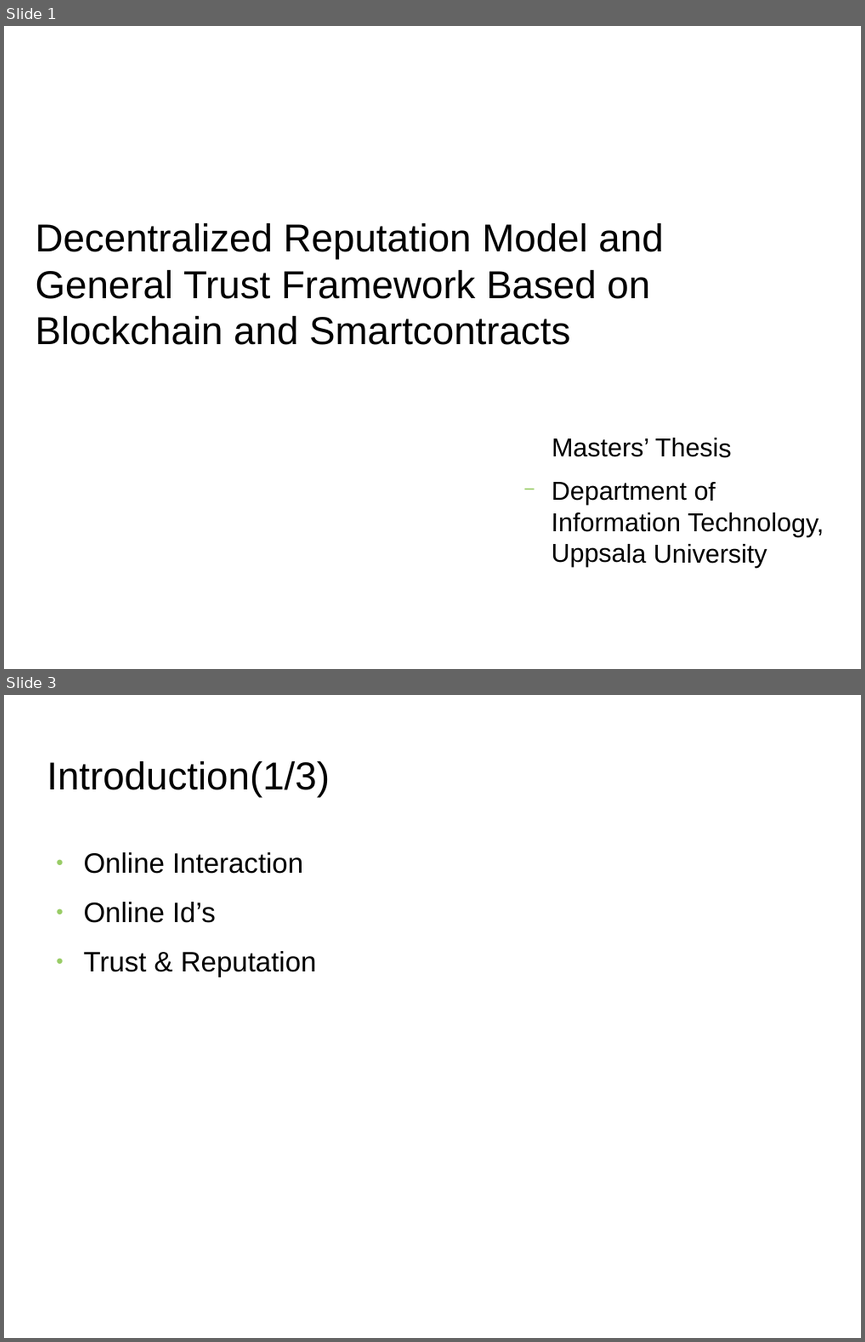
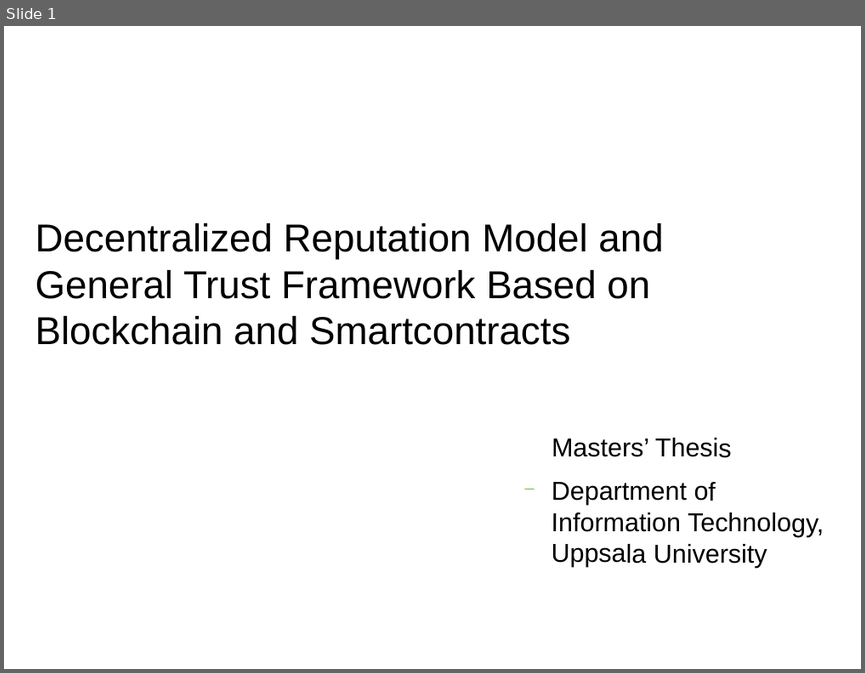
Before and after one commit to s2-t2/blockchain_reputation_system, a slide deck: documents/Presentation/Presentation.odp. Shown one above the other, each under a label of ours: slides 1 and 3 before the commit, slide 1 after it; the slides between them are not shown. The pictures are 865x1342 and 865x673 pixels, drawn with LibreOffice and Linux fonts; fonts in the diff are those of the drawing; background and template pictures are left out. Boxes give left, top, right and bottom in pixels: in the first picture for what was removed or moved away, otherwise in the second. Text is boxed around its words. In the diff, an @@ line names an element or a change of style, - is before the commit and + after.

```diff
--- a/documents/Presentation/Presentation.odp
+++ b/documents/Presentation/Presentation.odp
@@ slide 3 removed at (4, 695, 861, 1338), background picture (left out) @@
@@ title removed at (46, 761, 330, 798) @@
-Introduction(1/3)
@@ text removed at (84, 852, 317, 976) @@
-● Online Interaction
-● Online Id’s
-● Trust & Reputation
```
Also in this commit, not shown: 7 slides changed, 8 slides added, 5 other slides removed, 8 other files.
